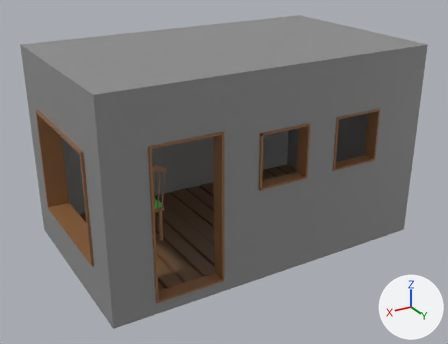
The Blender file Testat 1/Pfammatter_Joel_SW03.blend: old version first, new version second.
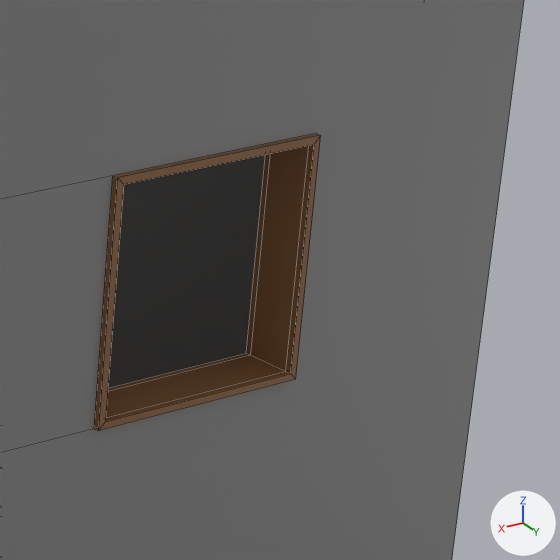
The first picture shows the older version from a 50 mm lens placed at (9.16, 15.26, 9.66), pointed at (0.09, 0.16, 2.11). The close-ups show both versions on the part from 70% to 96% of the width and 23% to 58% of the height of that picture; other places that the commit changed are outside them. The axes (+X, +Y, +Z) are drawn at lower right. The lights are the same throughout. The close-ups show mesh edges as thin lines.

The older version as bpy lines, for what is in view:
```python
me_cube_004 = bpy.data.meshes.new('Cube.004')
me_cube_004.from_pydata(...)  # 302 vertices, 270 faces; spans x -5.0..5.07, y -3.06..3.05, z -3.0..3.0
me_cube_004.materials.append(mat_colour_grid)  # picture img_colour_palette_8_jpg_001
ob_room = bpy.data.objects.new('Room', me_cube_004)
ob_room.location = (0.0, 0.0, 3.0)
```
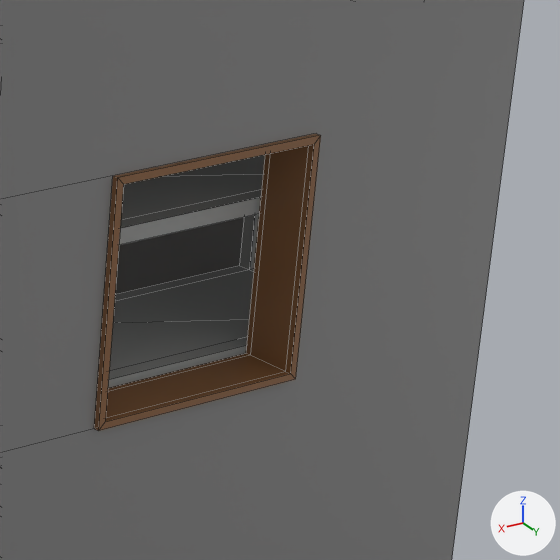
What changed in the scene script:
```text
Add me_cube_005:
    me_cube_005.from_pydata(...)  # 146 vertices, 119 faces; spans x -1.0..3.39, y -1.0..1.0, z -1.0..6.76
    me_cube_005.materials.append(mat_colour_grid)  # picture img_colour_palette_8_jpg_001
Add ob_rack_001:
    ob_rack_001 = bpy.data.objects.new('Rack.001', me_cube_005)
    ob_rack_001.location = (-3.87, 2.032, 1.016)
    ob_rack_001.scale = (0.563, 0.563, 0.563)
```

Pixel boxes (x1, y1, x2, y2) of what changed, in the close-ups (560 x 560 px):
'Rack.001', added: after (108, 155, 265, 388)
